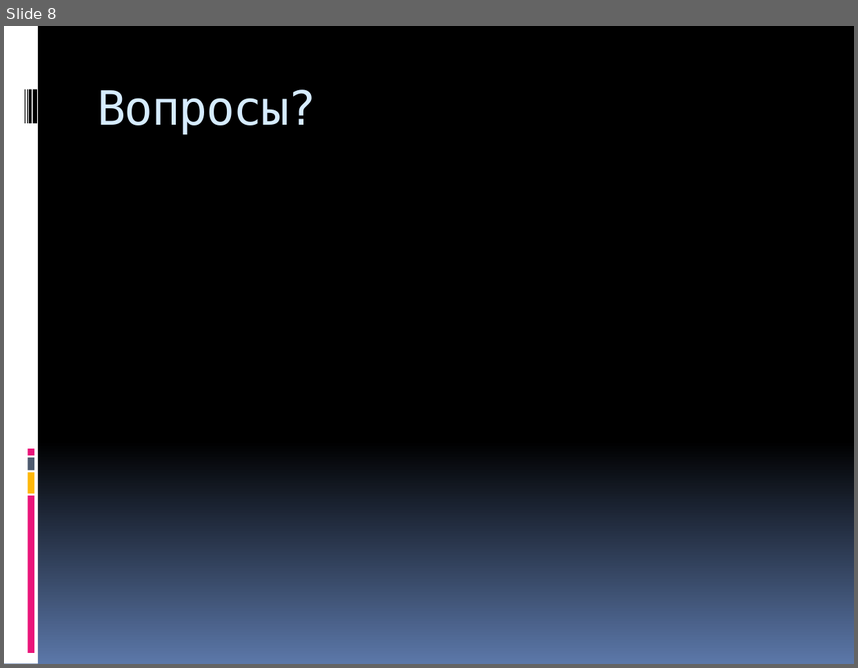
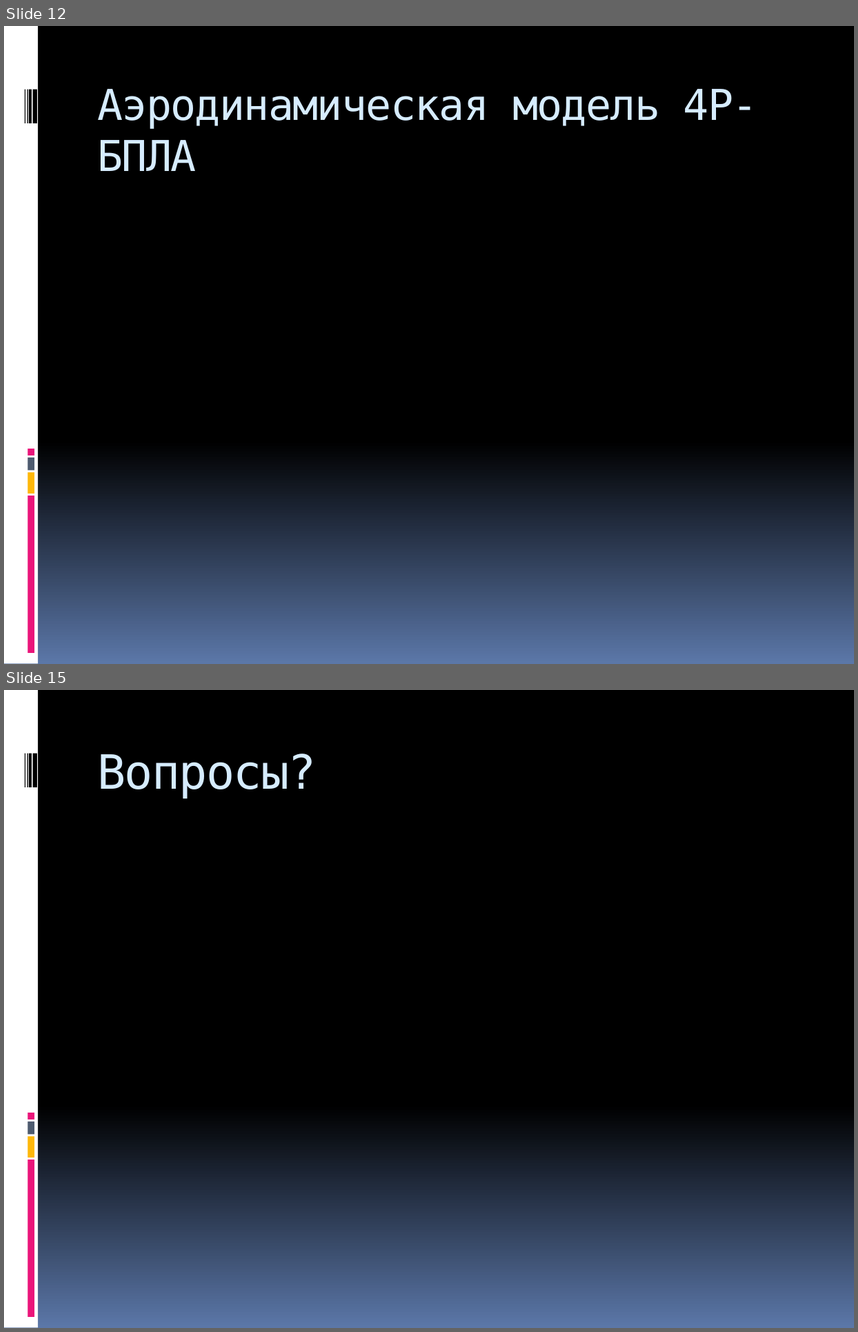
Before and after one commit to Jacobi20/quadro-xds, a slide deck: Docs/Medias2012.pptx. Shown one above the other, each under a label of ours: slide 8 before the commit, slides 12 and 15 after it; the slides between them are not shown. The pictures are 858x668 and 858x1332 pixels, drawn with LibreOffice and Linux fonts; fonts in the diff are those of the drawing. Boxes give left, top, right and bottom in pixels: in the first picture for what was removed or moved away, otherwise in the second. Text is boxed around its words. In the diff, an @@ line names an element or a change of style, - is before the commit and + after.

```diff
--- a/Docs/Medias2012.pptx
+++ b/Docs/Medias2012.pptx
@@ slide 12 added at [4,26,854,664], background gradient #000000 to #5B77A8; not listed: 9 template elements that a slide beside it also shows @@
@@ title added at [97,89,758,171], 36 pt, text #D6ECFF @@
+Аэродинамическая модель 4Р-БПЛА
@@ what was slide 8 is now slide 15 @@
```
Also in this commit, not shown: 2 slides changed, 6 other slides added.
